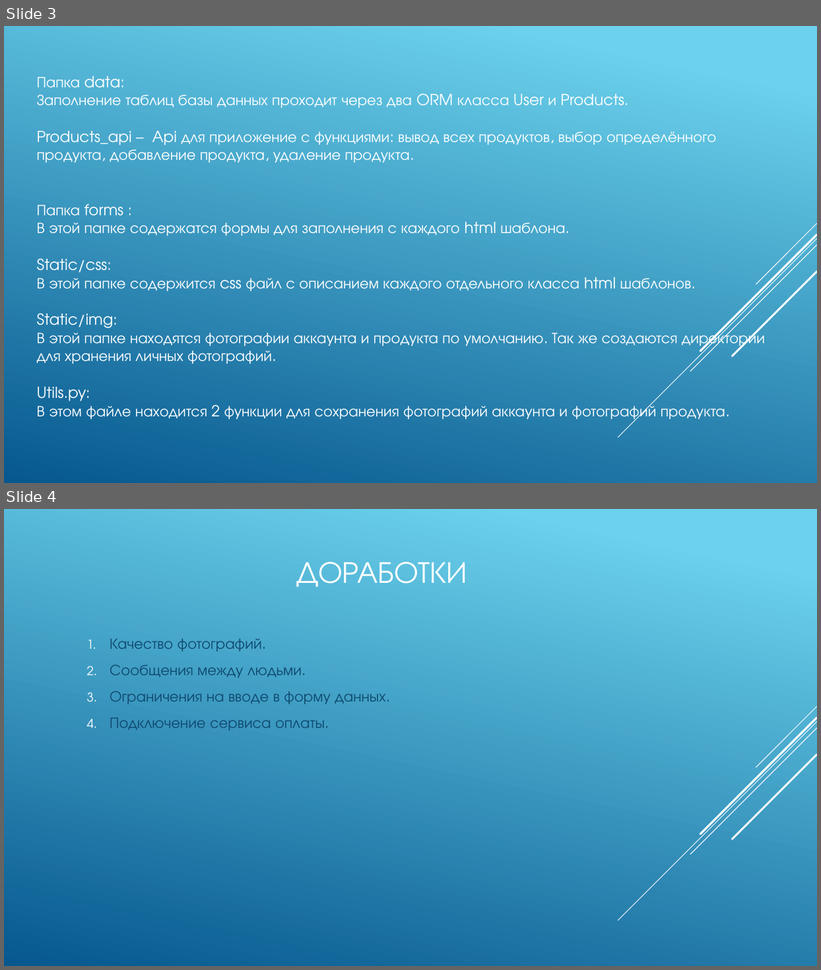
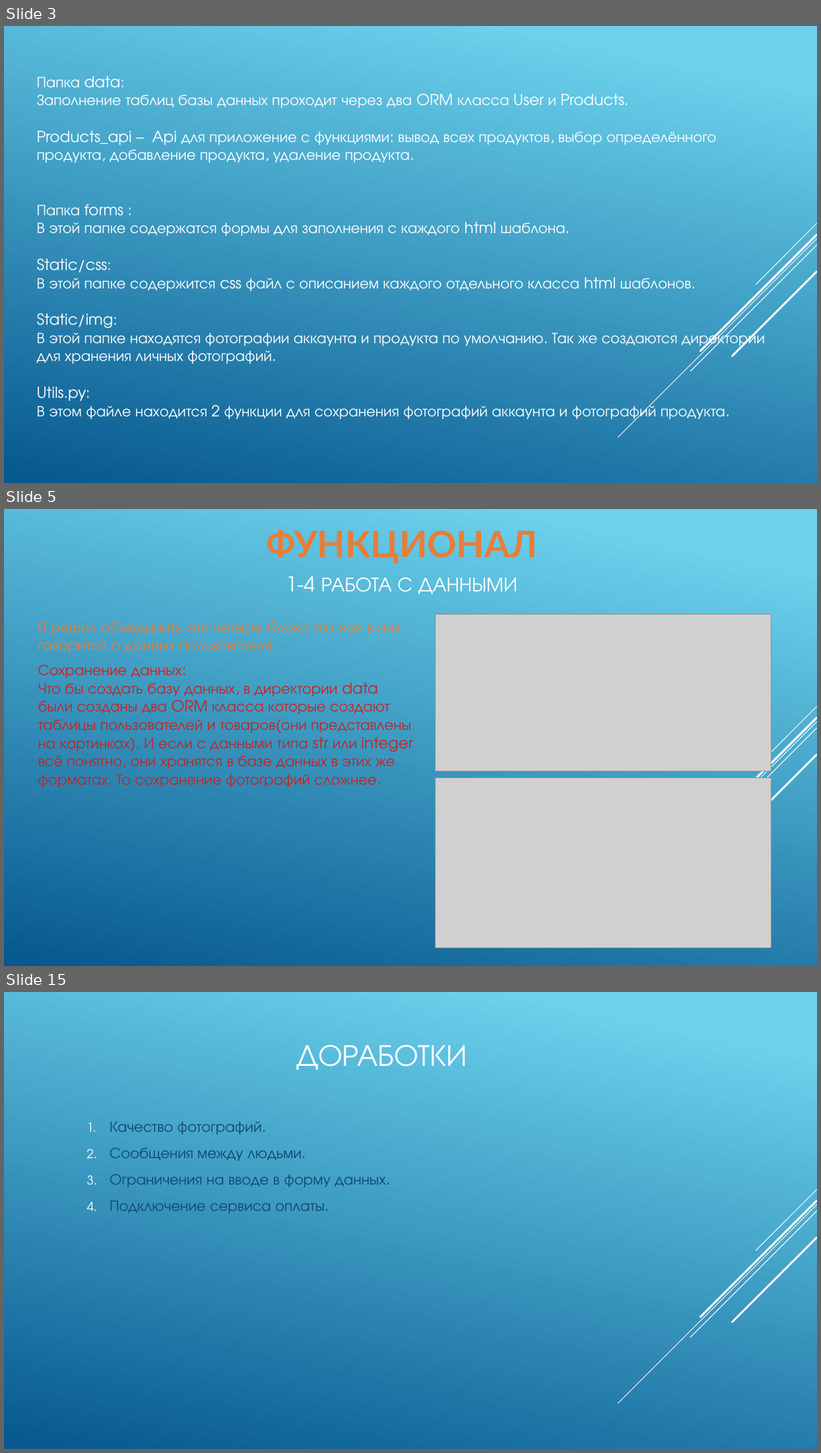
Before and after one commit to IlyaLyamin/buynet, a slide deck: Презентация и описание/описание/проект.pptx. Shown one above the other, each under a label of ours: slides 3 and 4 before the commit, slides 3, 5 and 15 after it; the slides between them are not shown. The pictures are 821x970 and 821x1453 pixels, drawn with LibreOffice and Linux fonts; fonts in the diff are those of the drawing; grey boxes stand for pictures. Boxes give left, top, right and bottom in pixels: in the first picture for what was removed or moved away, otherwise in the second. Text is boxed around its words. In the diff, an @@ line names an element or a change of style, - is before the commit and + after.

```diff
--- a/Презентация и описание/описание/проект.pptx
+++ b/Презентация и описание/описание/проект.pptx
@@ slide 5 added at (4, 509, 817, 966), background gradient #6ED2EB to #06588E; not listed: 5 template elements that a slide beside it also shows @@
@@ text added at (266, 529, 537, 564), 42.9 pt, text #E87D37, bold @@
+ФУНКЦИОНАЛ
@@ title added at (286, 576, 517, 594), 24 pt, text #FFFFFF @@
+1-4 РАБОТА С ДАННЫМИ
@@ text added at (38, 622, 401, 653), 18 pt, text #E87D37 @@
+Я решил объединить эти четыре блока так как в них говорится о данных пользователя.
@@ picture added at (435, 615, 772, 772) @@
@@ text added at (38, 665, 413, 788), 18 pt, text #C62324 @@
+Сохранение данных:
+Что бы создать базу данных, в директории data были созданы два ORM класса которые создают таблицы пользователей и товаров(они представлены на картинках). И если с данными типа str или integer всё понятно, они хранятся в базе данных в этих же форматах. То сохранение фотографий сложнее.
@@ picture added at (435, 778, 772, 948) @@
@@ what was slide 4 is now slide 15 @@
```
Also in this commit, not shown: 10 other slides added, 1 other file.
